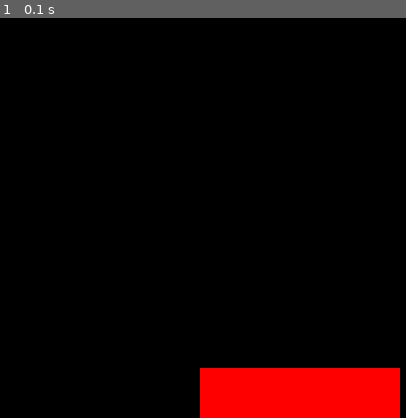
Above: before the commit, frame 1.
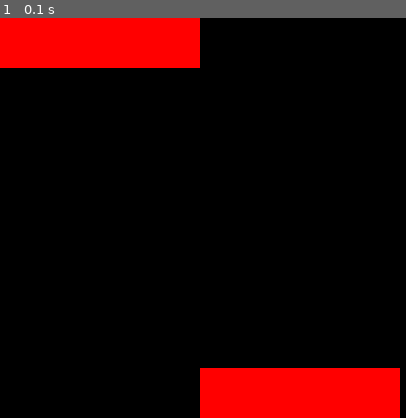
Above: after the commit, the same moment.

Repository: giturra/BreakPoint-PyGame
Game: pygame game, started from Game.py
The game is run twice, just before and just after one commit, with the same random seed, the same clock (stepped at 60 frames per second) and the same inputs.
Inputs:
- Up to frame 1 (0.1 s): no input

The runs differ from the first frame. In frame 1, 6.2% of the frame differs, in the area x 0-50%, y 0-13%.

Commit message:
add movement but without cleaning screen

Diff:
--- a/Game.py
+++ b/Game.py
@@ -1,6 +1,6 @@
 import pygame
 import sys
-from Table import Block
+from Player import Block
 from pygame.locals import *
 
 
@@ -19,7 +19,7 @@
         pygame.display.set_caption(self.title)
         print(self.surface)
 
-        block = Block()
+        block = Block((self.width, self.height))
 
         while True:
             for event in pygame.event.get():
@@ -27,8 +27,10 @@
                 if event.type == QUIT:
                     pygame.quit()
                     sys.exit(0)
-            self.surface.blit(block.image, (self.width/2.0 - 100, self.height - 50))
+            block.draw(self.surface)
+            block.handle_keys()
             pygame.display.flip()
+            pygame.display.update()
 
 
 if __name__ == '__main__':
--- /dev/null
+++ b/Player.py
@@ -0,0 +1,39 @@
+import pygame
+
+class Block(pygame.sprite.Sprite):
+
+
+    def __init__(self, window_size):
+
+
+        super(Block, self).__init__()
+        self.initialize = True
+        self.x = 200
+        self.y = 50
+        self.window_size = window_size
+        self.image = pygame.Surface((self.x, self.y))
+        self.image.fill(pygame.Color('red'))
+
+        self.rect = self.image.get_rect()
+        print(self.rect)
+
+
+    def handle_keys(self):
+
+
+        key = pygame.key.get_pressed()
+        dist = 1
+        if key[pygame.K_LEFT]:
+            self.x += dist
+        if key[pygame.K_RIGHT]:
+            self.x -= dist
+
+
+
+
+    def draw(self, surface):
+        if self.initialize:
+            surface.blit(self.image, (self.window_size[0]/2.0 - self.x / 2.0, self.window_size[1] - self.y))
+            self.initialize = False
+        else:
+            surface.blit(self.image, (0, 0))
--- a/Table.py
+++ /dev/null
@@ -1,14 +0,0 @@
-import pygame
-
-class Block(pygame.sprite.Sprite):
-
-
-    def __init__(self):
-
-
-        super(Block, self).__init__()
-        self.image = pygame.Surface((200, 50))
-        self.image.fill(pygame.Color('red'))
-
-        self.rect = self.image.get_rect()
-        print(self.rect)
